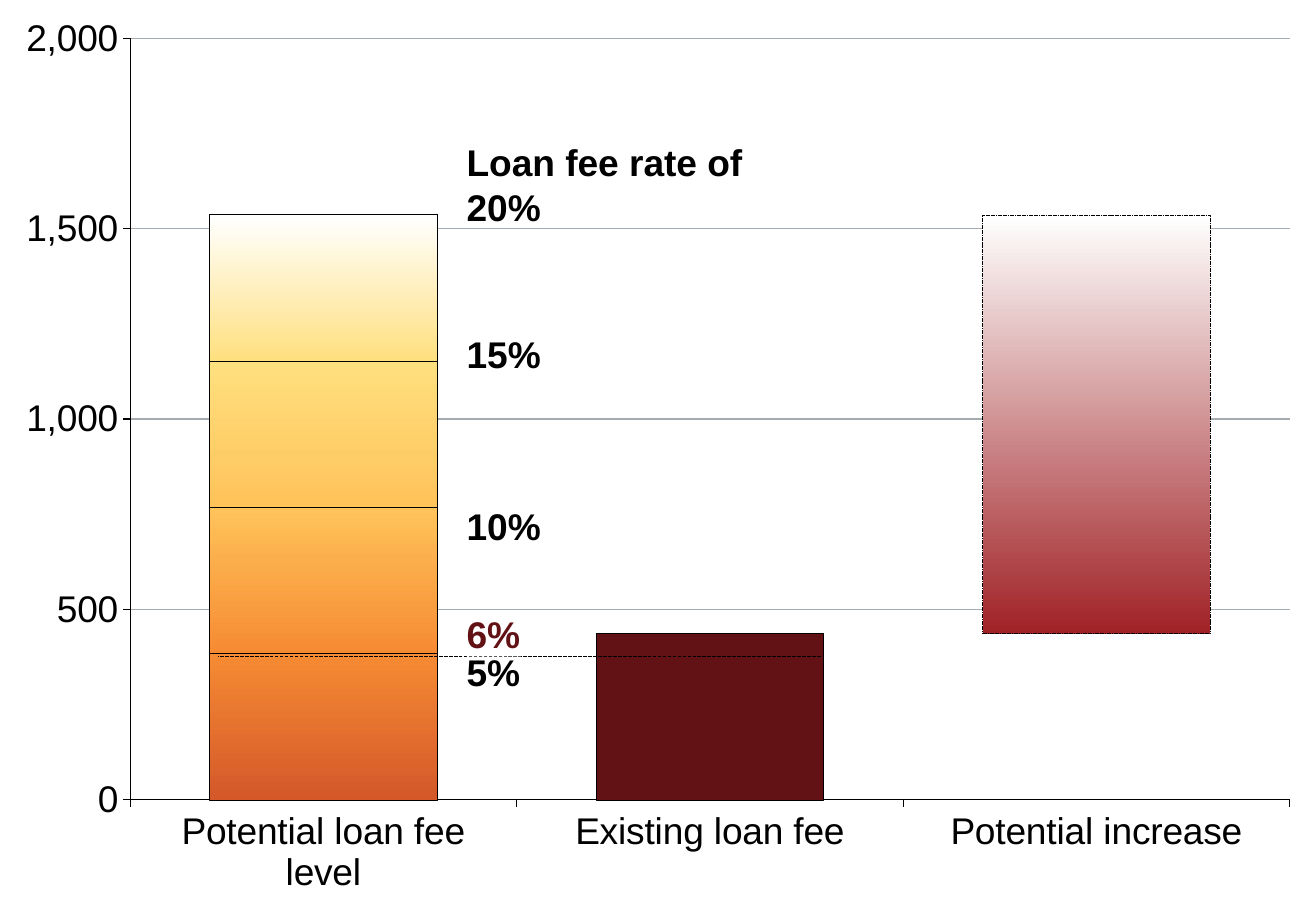
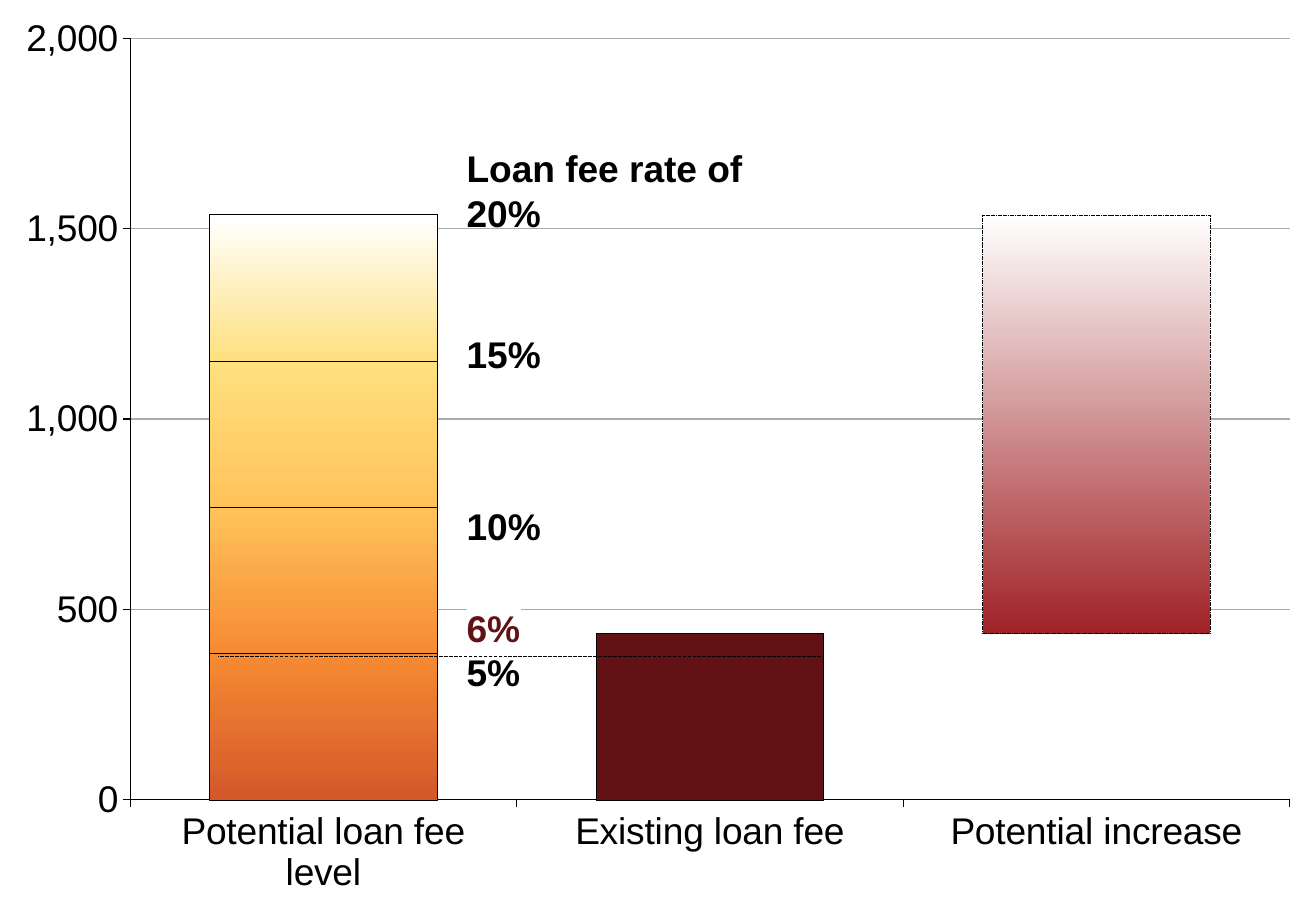
Before and after one commit to grattaninstitute/Shared-interest-Loan-fees-2016, a slide deck: slide 20 of atlas/Chartpack.pptx. Drawn at 1316x911 pixels with LibreOffice and Linux fonts; fonts in the diff are those of the drawing. Boxes give left, top, right and bottom in pixels: in the first picture for what was removed or moved away, otherwise in the second. Text is boxed around its words. In the diff, an @@ line names an element or a change of style, - is before the commit and + after.

```diff
--- a/atlas/Chartpack.pptx
+++ b/atlas/Chartpack.pptx
@@ text "Loan fee rate of": place and size @@
-text "Loan fee rate of" at [467,149,742,222]
+text "Loan fee rate of" at [467,155,742,229]
@@ text "6%" rewrapped from [467,611,521,656] to [467,616,521,643] @@
```
Also in this commit, not shown: 17 other slides changed, 3 other files.
